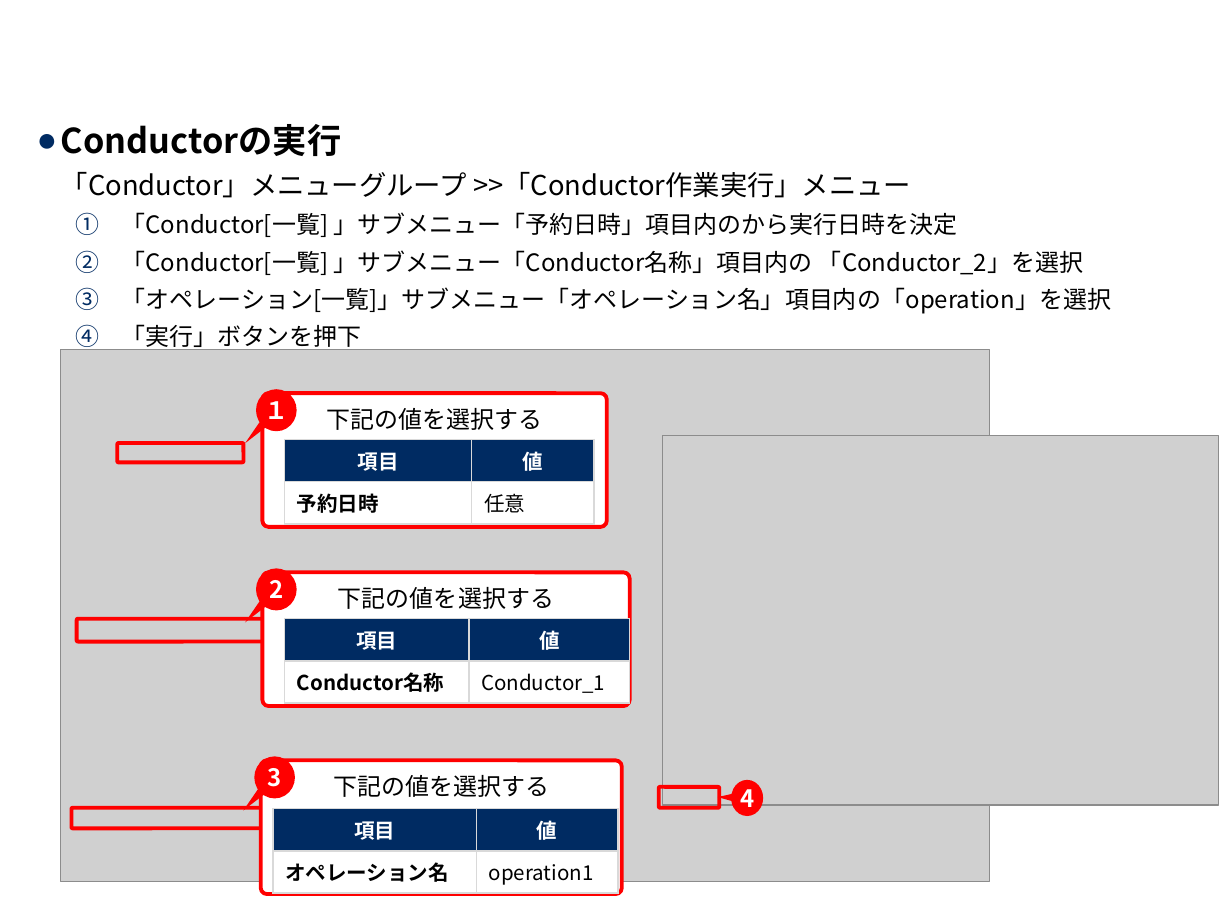
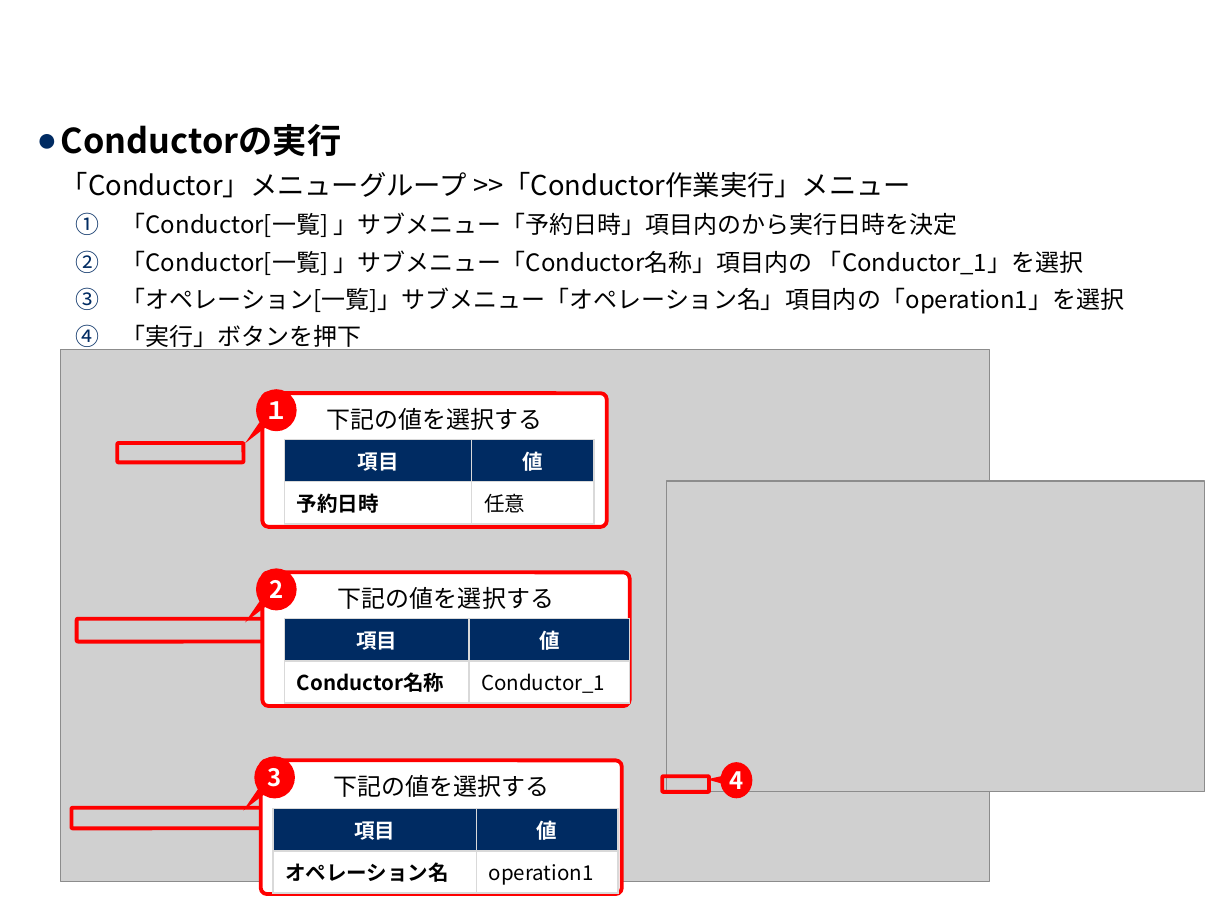
Before and after one commit to exastro-suite/it-automation-docs, a slide deck: slide 29 of asset/Learn_ja/ITA-Conductor_practice_ja.pptx. Drawn at 1232x924 pixels with LibreOffice and Linux fonts; fonts in the diff are those of the drawing; grey boxes stand for pictures; background and template pictures are left out. Boxes give left, top, right and bottom in pixels: in the first picture for what was removed or moved away, otherwise in the second. Text is boxed around its words. In the diff, an @@ line names an element or a change of style, - is before the commit and + after.

```diff
--- a/asset/Learn_ja/ITA-Conductor_practice_ja.pptx
+++ b/asset/Learn_ja/ITA-Conductor_practice_ja.pptx
@@ text at <box>122,250,1125,314</box>: text changed @@
-    2. 「Conductor[一覧] 」サブメニュー「Conductor名称」項目内の 「Conductor_2」を選択
-    3. 「オペレーション[一覧]」サブメニュー「オペレーション名」項目内の「operation」を選択
+    2. 「Conductor[一覧] 」サブメニュー「Conductor名称」項目内の 「Conductor_1」を選択
+    3. 「オペレーション[一覧]」サブメニュー「オペレーション名」項目内の「operation1」を選択
@@ picture: place and size @@
-picture at <box>663,436,1220,806</box>
+picture at <box>667,480,1205,791</box>
@@ rounded rectangle: place and size @@
-rounded rectangle at <box>659,787,719,808</box>
+rounded rectangle at <box>663,776,710,792</box>
@@ speech bubble "4": place and size @@
-speech bubble "4" at <box>731,780,763,816</box>
+speech bubble "4" at <box>721,763,753,798</box>
```
Also in this commit, not shown: 15 other slides changed, 1 other file.
